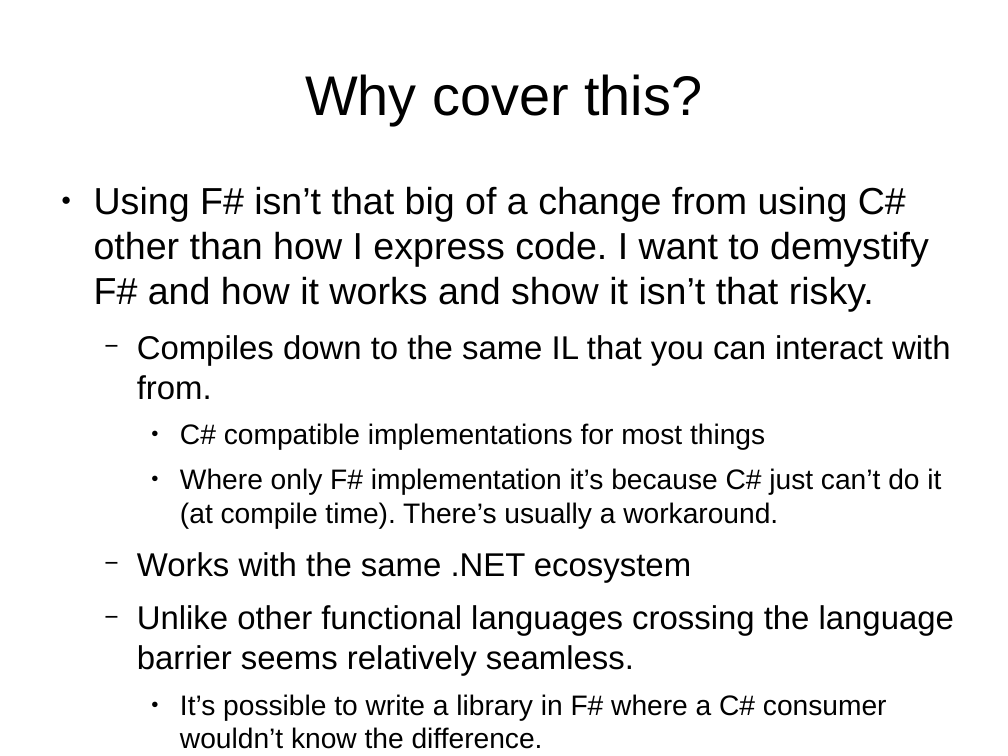
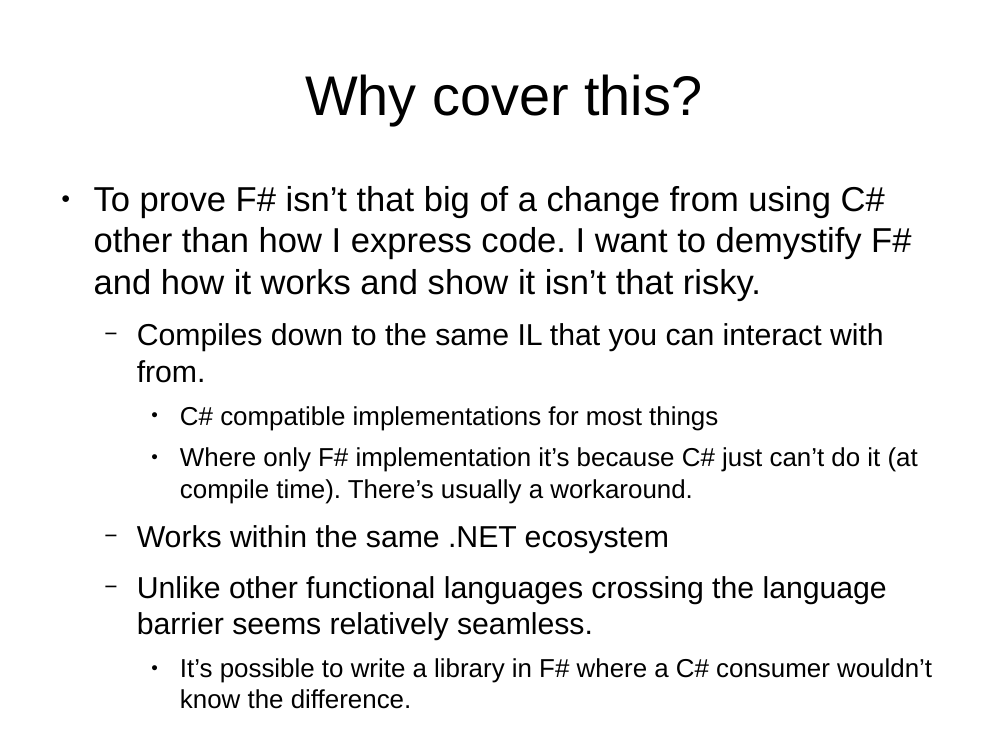
Before and after one commit to mvkara/InteropPresentation, a slide deck: slide 4 of slides/InteroperabilityPresentation.odp. Drawn at 1008x756 pixels with LibreOffice and Linux fonts; fonts in the diff are those of the drawing. Boxes give left, top, right and bottom in pixels: in the first picture for what was removed or moved away, otherwise in the second. Text is boxed around its words. In the diff, an @@ line names an element or a change of style, - is before the commit and + after.

```diff
--- a/slides/InteroperabilityPresentation.odp
+++ b/slides/InteroperabilityPresentation.odp
@@ text at bbox=[94, 186, 911, 301]: text changed; size 29.6 to 27.2 pt @@
-● Using F# isn’t that big of a change from using C# other than how I express code. I want to demystify F# and how it works and show it isn’t that risky.
+● To prove F# isn’t that big of a change from using C# other than how I express code. I want to demystify F# and how it works and show it isn’t that risky.
@@ text at bbox=[137, 323, 932, 709]: size 25.9 to 23.8 pt in "Compiles down to the same IL that ...", "Unlike other functional languages crossing the language ..."; size 22.2 to 20.4 pt in "C# compatible implementations for most things", "Where only F# implementation it’s because C# ...", "It’s possible to write a library in ..." @@
@@ text at bbox=[137, 525, 669, 554]: text changed; size 25.9 to 23.8 pt @@
-  − Works with the same .NET ecosystem
+  − Works within the same .NET ecosystem
```
Also in this commit, not shown: 7 other slides changed, 1 slide added, 1 slide removed, 2 other files.
